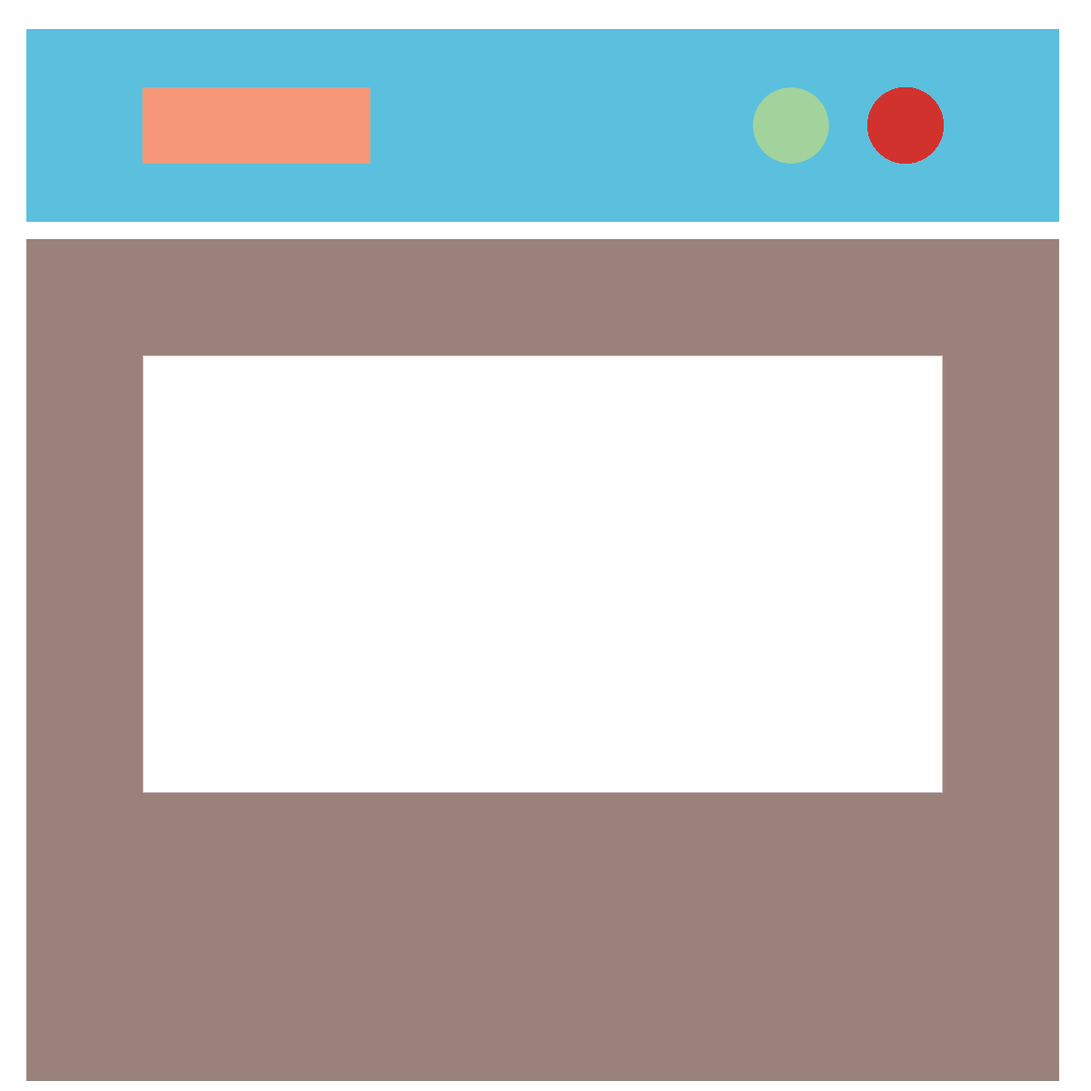
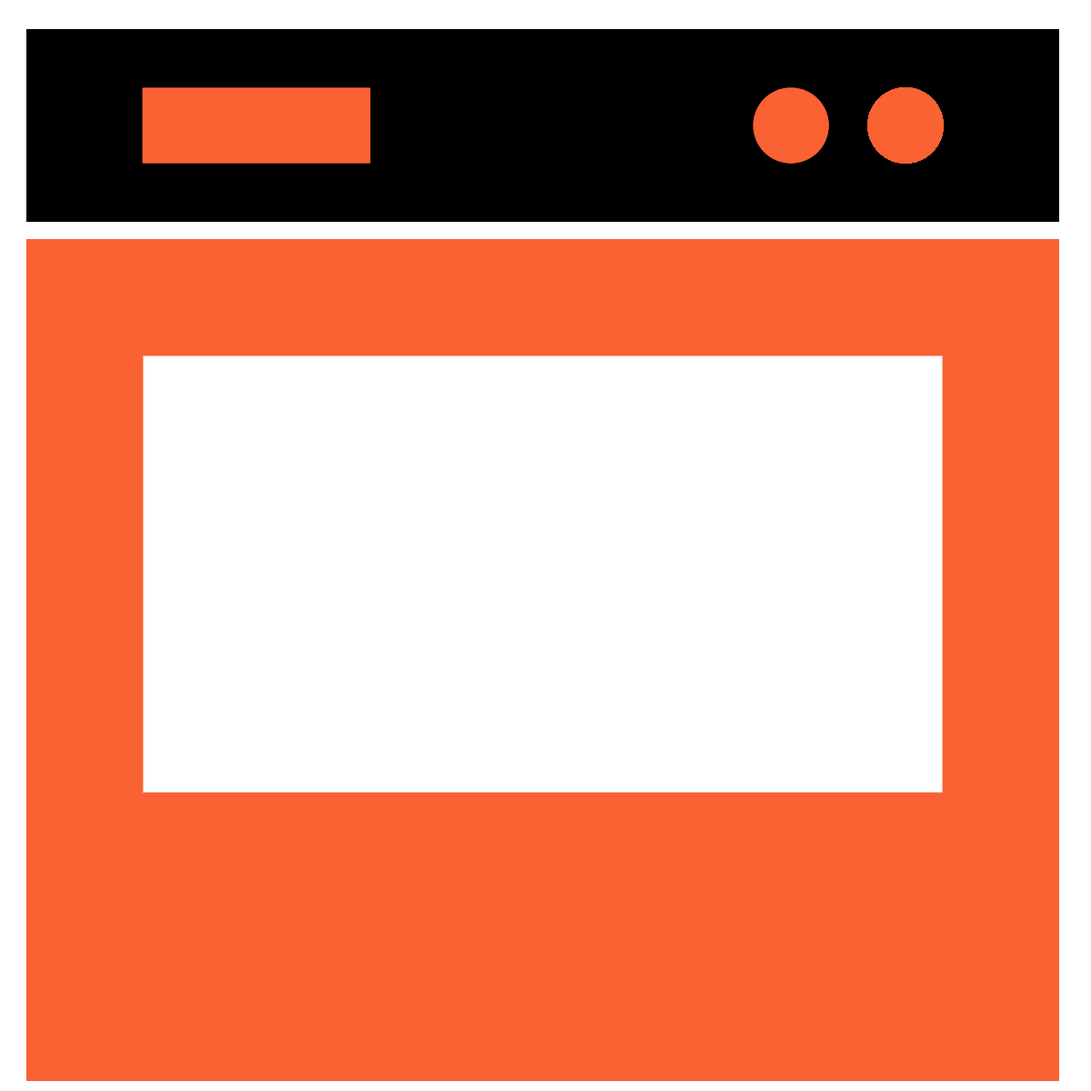
The second 1091×1091 image is a revision of the first. Changes to its layers:
painted on "Oven Bottom" over 142, 355, 944, 794
